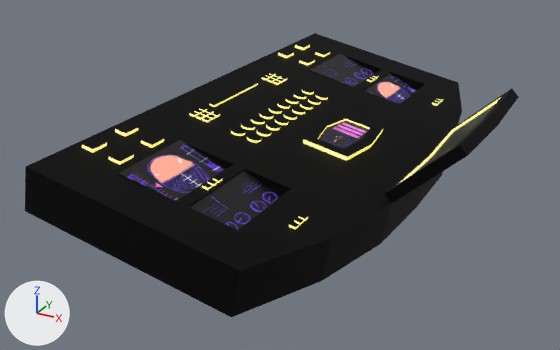
The Blender file Assets/SpaceshipDashboard.blend as it was, and as the next commit left it.
The view is the same before and after, from a 50 mm lens placed at (11.93, -9.83, 0.03), pointed at (7.03, -0.92, -4.43). Lighting does not change. The marker at lower left points along +X, +Y and +Z.

In view in the first picture: 'SpaceshipDashboard'.
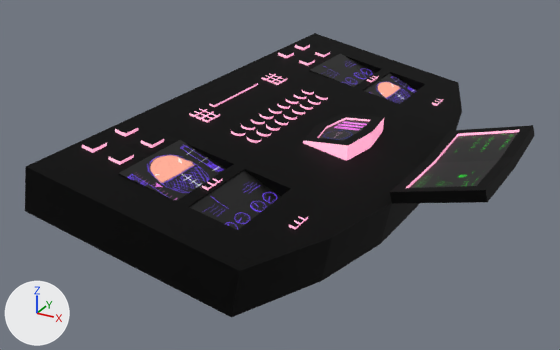
Location of each change, [x1, y1, x2, y2] in pixels of the pictures (560 x 350 px; the box of a moved part takes in the faces that stretch with it):
'SpaceshipDashboard', recoloured, reshaped (yellow to pink): before [25, 33, 518, 317]; after [25, 33, 535, 317]
part 1 of me_cube, moved or reshaped: before [303, 89, 518, 243]; after [303, 114, 535, 243]

The change, as a list of edits to the scene's bpy script:
```text
Change mat_glow:
    mat_glow.emission_color: (0.76, 0.625, 0.00272) -> (0.76, 0.148, 0.357)  # yellow #e2cf09 -> pink #e26ba1
Change me_cube:
    used by ob_spaceshipdashboard; location = (6.789, -0.322, -4.041); rotation_euler = (-0.194, 0.0, -1.571), in degrees (-11, 0, -90)
    remove me_cube.from_pydata(...)  # 1357 vertices, 903 faces; spans x -3.72..3.72, y -1.46..2.89, z -0.31..1.36
    add me_cube.from_pydata(...)  # 1357 vertices, 903 faces; spans x -3.72..3.72, y -1.46..3.26, z -0.31..0.95
    me_cube part 1: 47 of 1357 vertices moved; they spanned x -1.24..1.24, y 0.44..2.89, z 0.29..1.36 and now span x -1.24..1.24, y 0.45..3.26, z 0.28..0.95; mean shift (0.0, 0.11, -0.06); largest move (0.0, 2.77, 1.35) -> (0.0, 3.2, 0.92)
```
